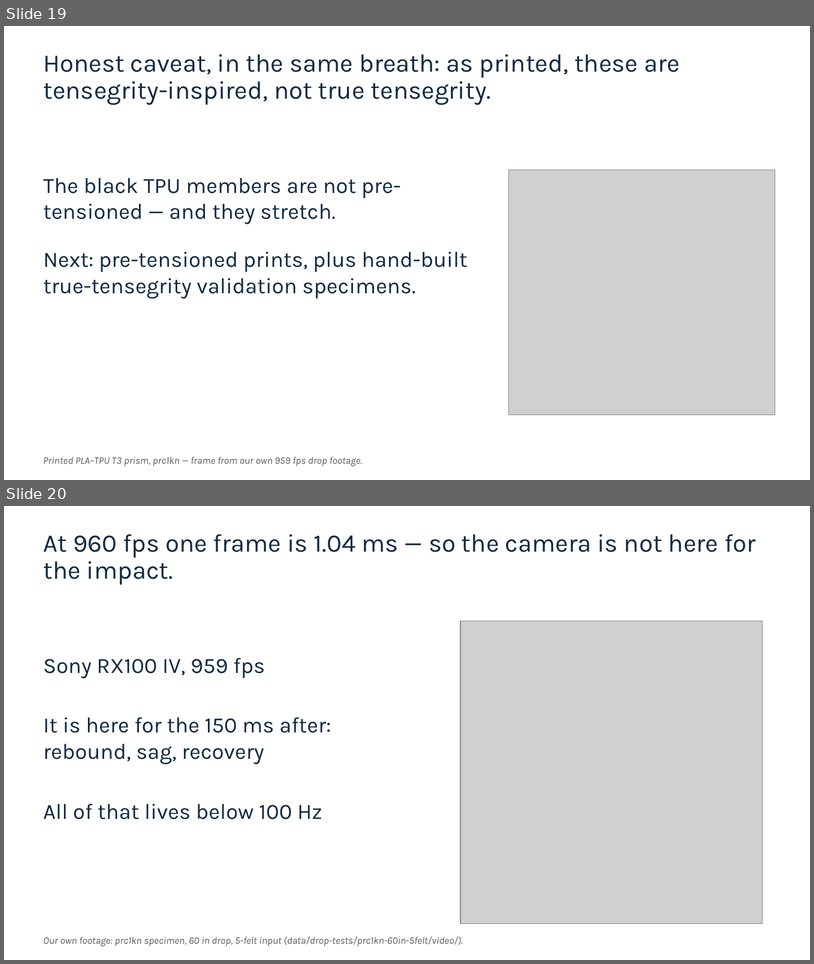
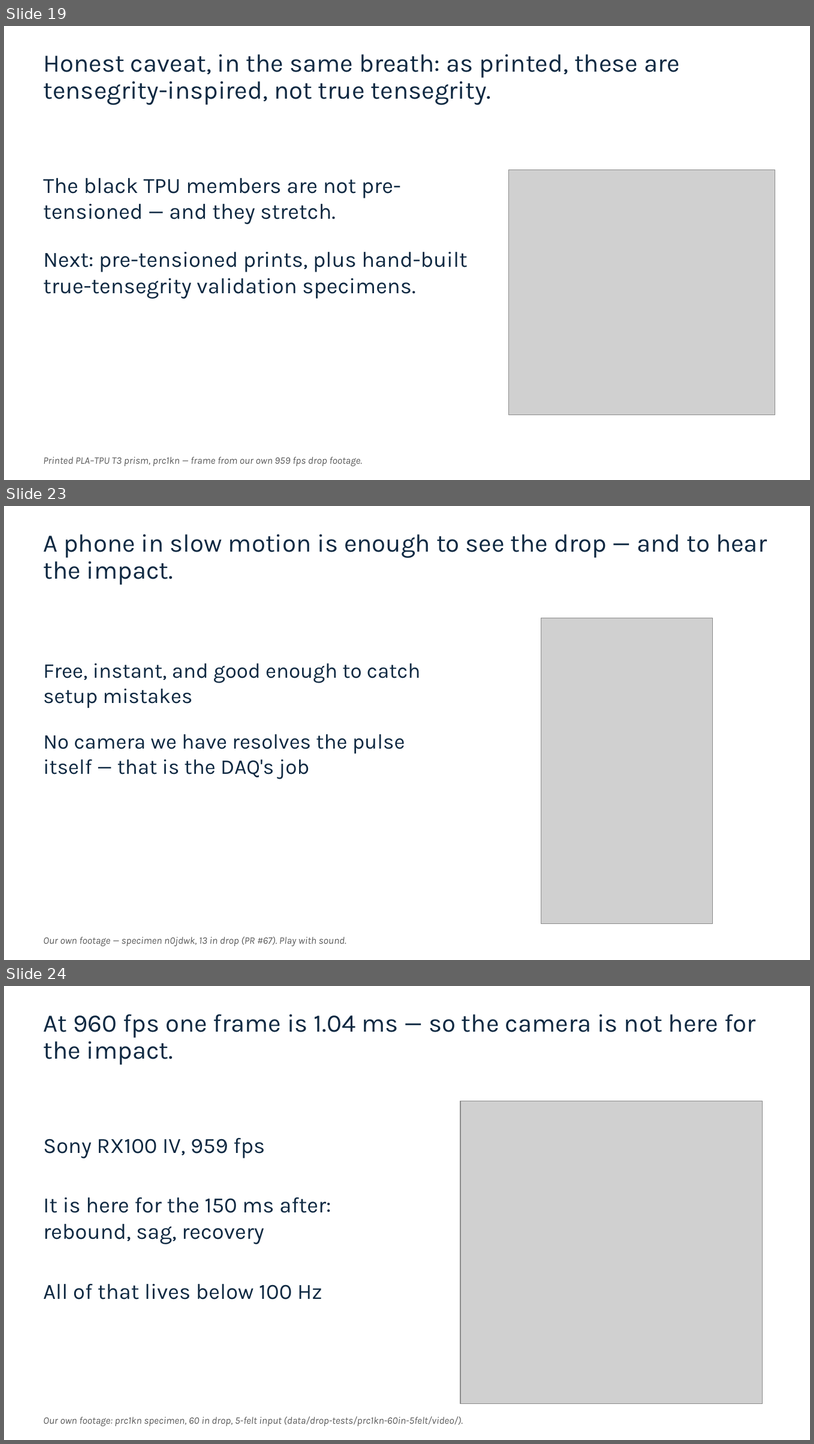
Before and after one commit to vertical-cloud-lab/tensegrity-optimization, a slide deck: presentation/Slide Decks/IDETC Supplement Slides (BO block + gap + video + accel).pptx. Shown one above the other, each under a label of ours: slides 19 and 20 before the commit, slides 19, 23 and 24 after it; the slides between them are not shown. The pictures are 814x964 and 814x1444 pixels, drawn with LibreOffice and Linux fonts; fonts in the diff are those of the drawing; grey boxes stand for pictures. Boxes give left, top, right and bottom in pixels: in the first picture for what was removed or moved away, otherwise in the second. Text is boxed around its words. In the diff, an @@ line names an element or a change of style, - is before the commit and + after.

```diff
--- a/presentation/Slide Decks/IDETC Supplement Slides (BO block + gap + video + accel).pptx
+++ b/presentation/Slide Decks/IDETC Supplement Slides (BO block + gap + video + accel).pptx
@@ slide 23 added at box(4, 506, 810, 960), background #FFFFFF @@
@@ title added at box(43, 534, 767, 585), 30 pt, text #0E2841 @@
+A phone in slow motion is enough to see the drop — and to hear the impact.
@@ picture added at box(541, 618, 713, 924) @@
@@ text added at box(43, 663, 421, 779), 25 pt, text #0E2841 @@
+Free, instant, and good enough to catch setup mistakes
+No camera we have resolves the pulse itself — that is the DAQ's job
@@ text added at box(43, 936, 347, 946), 12 pt, text #595959, italic @@
+Our own footage — specimen n0jdwk, 13 in drop (PR #67). Play with sound.
@@ what was slide 20 is now slide 24 @@
```
Also in this commit, not shown: 2 slides changed, 9 other slides added, 55 other files.
